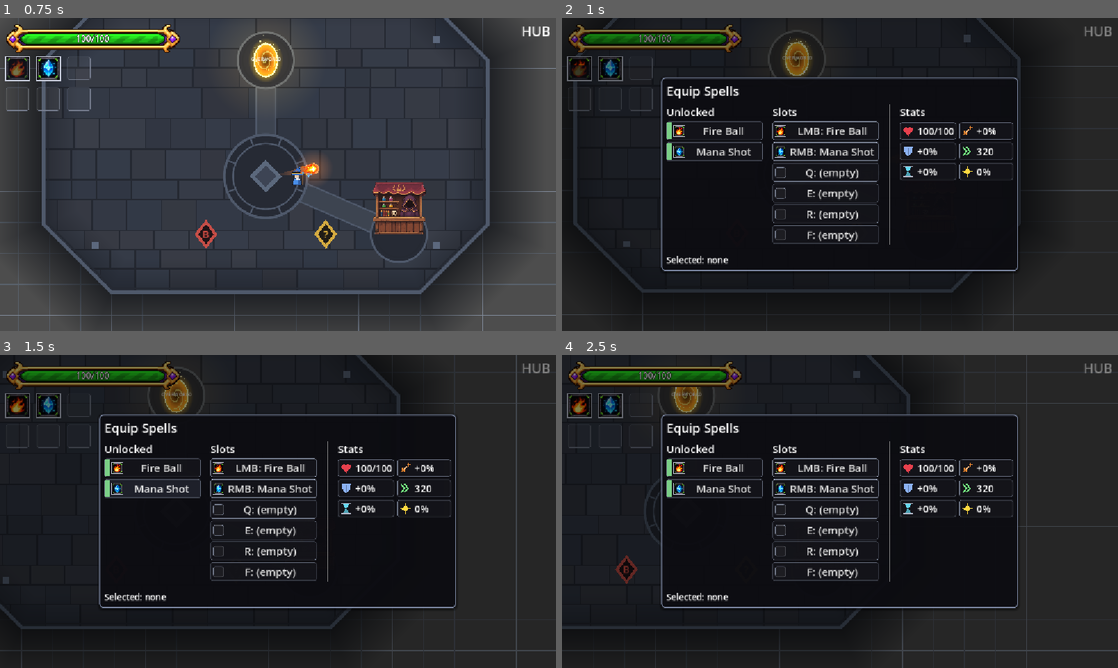
Above: before the commit, frames 1-4 (two rows, left to right).
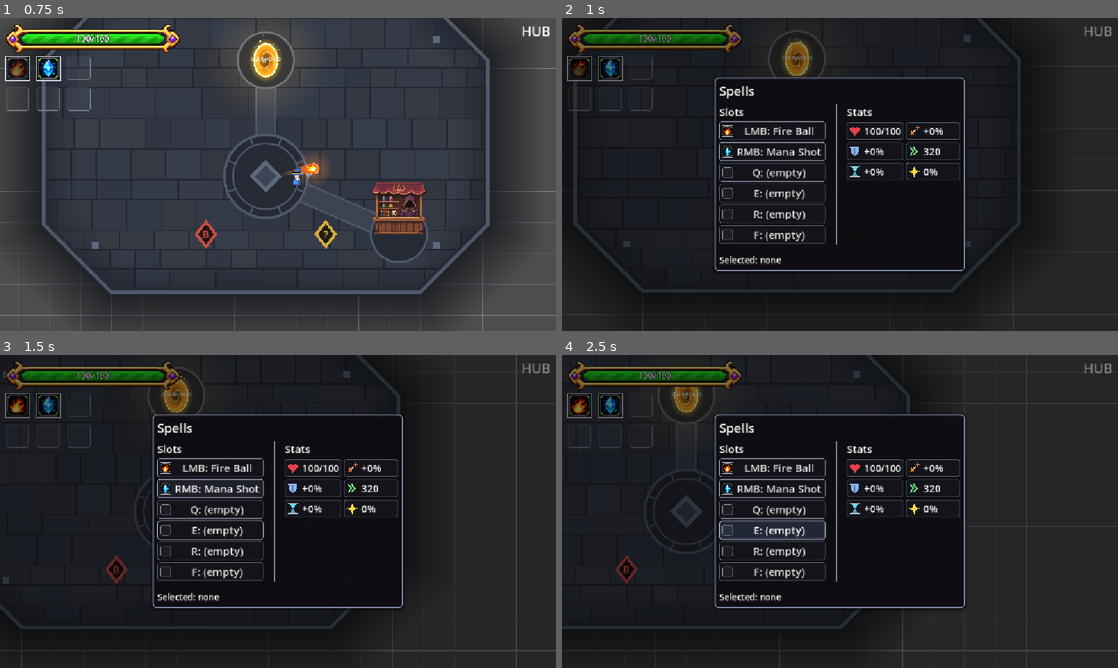
Above: after the commit, the same moments.

Repository: BestestGameStudio/gangU
Game: Godot game, scene res://scenes/main.tscn
Two runs of this game, one before a commit and one after it. Both use one fixed random seed, a clock stepped at 60 frames per second and the inputs below.
Inputs (mouse positions are in pixels of both pictures, inside the frame that each line leads up to):
- Up to frame 1 (0.75 s): tap Enter at 0.5 s; move the mouse to (400, 158) at 0.52 s; hold D (move_right) from 0.53 s (still down); hold Space (cast) from 0.53 s (still down); click (400, 158) at 0.67 s
- Up to frame 2 (1 s): keep holding D (move_right); keep holding Space (cast); tap Tab (equip_panel) at 0.8 s
- Up to frame 3 (1.5 s): release D (move_right) at 1.25 s; release Space (cast) at 1.25 s; drag from (166, 527) to (194, 395) at 1.27 s
- Up to frame 4 (2.5 s): move the mouse to (895, 442) at 2.02 s; hold D (move_right) from 2.03 s (still down); hold Space (cast) from 2.03 s (still down); click (895, 442) at 2.1 s

Frame 1 is identical in both runs. In frame 2, 6.6% of the frame differs, in the area x 17-82%, y 18-82%; in frame 3, 7.2%; in frame 4, 12%, in the area x 17-83%, y 18-82%.

Commit message:
feat(ui): Tab menu shows only slots with click-to-rearrange (#375)
Daniel: the spell menu should only show your slots and allow you to
rearrange the 6 spells; equipped spells stay upgradeable from Tab.
Drops the Unlocked column (equipping lives at the hub spell directory,
#393). Click a slot to select its spell (stats grid + upgrade buttons),
click a second slot to swap occupants or move into an empty slot, click
the same slot again to deselect. Rearrange composes the strict
clear_slot/assign_slot primitives with validate-first + rollback on
refusal; one-spell-one-slot stays a caster refusal.

Harness migration to slot-driven flows follows in this PR.

Diff:
--- a/scripts/equip_panel.gd
+++ b/scripts/equip_panel.gd
@@ -1,24 +1,33 @@
 extends CanvasLayer
 class_name EquipPanel
-## #10 equip panel (F): pick an unlocked spell, assign it to one of the six
-## caster slots. Implements exactly the approved flow ("pick a spell and
-## assign it to one of the six slots, each spell in only one slot") against
-## the pinned B slot API (REFUSAL semantics): the panel composes user intent
-## with clear_slot()/assign_slot() calls; the caster stays a strict
-## primitive. Move-not-copy is the panel's composition, never hidden caster
-## behavior.
+## #375 Tab menu (Daniel, 2026-11-09): "spell menu should only show your
+## slots and allow you to rearrange the 6 spells ... You can still upgrade
+## currently equipped spells from the tab menu." The panel shows ONLY the
+## six slots (plus the #376 stat grid); the old Unlocked column is gone -
+## equipping from the unlock inventory lives at the hub spell directory
+## (#375 directory slice, #393).
+##
+## Interaction: click an occupied slot to SELECT its spell - the stat grid
+## swaps to that spell's stats and its upgrade buttons appear. Click a
+## second slot to REARRANGE: the two occupants swap, or the spell moves
+## into an empty slot. Clicking the same slot again deselects.
+##
+## Rearrange is composed out of the pinned strict slot primitives
+## (REFUSAL semantics): the selection is validated BEFORE any clear_slot(),
+## then the panel clears and re-assigns; a refusal rolls the layout back
+## toward its prior state (best effort) and refreshes from caster truth.
+## Move-not-copy and one-spell-one-slot stay the caster's own refusals,
+## never hidden panel behavior.
 ##
 ## SETTLED (Daniel's user, 11:05:49 EST): Tab toggles the panel; NO pause -
-## combat stays live ("players should find a safe space"); this panel is ALSO
-## the manual upgrade UI. Panel owns its own input (equip_panel/Tab), kept
-## clear of the caster's spell_slot_1..6 bindings.
+## combat stays live ("players should find a safe space"); this panel is
+## ALSO the manual upgrade UI. Panel owns its own input (equip_panel/Tab),
+## kept clear of the caster's spell_slot_1..6 bindings.
 ##
 ## STILL BOUNDED:
 ##   - Mounted in production by main.gd (ONE persistent child); harness
 ##     mounts (test_e_mount et al.) keep working the same way.
 ##   - Style is provisional (pending the open human style choice).
-##   - NO duplicate-grant policy: the panel renders get_unlocked() verbatim,
-##     duplicates included (unsettled human choice, no silent dedupe).
 ##   - While visible the panel joins the "modal_ui" group so the caster can
 ##     skip casting on panel clicks (one-line guard coordinated with B).
 ##
@@ -42,19 +51,15 @@
 var _selected: Spell = null
 var _upgrade_box: VBoxContainer
 
-var _unlocked_box: VBoxContainer
+var _slots_box: VBoxContainer
 var _stats_box: StatGrid
 var _player: Player = null
 var _slot_buttons: Array[Button] = []
 var _slot_icons: Array[SpellIcon] = []
 var _status: Label
 
-## Two state channels per unlocked row: left-edge chip = equipped-in-a-slot,
-## border = selected / upgrade-available / normal. Slot buttons: occupied vs
-## empty border, move-source highlight.
-const CHIP_EQUIPPED := Color(0.5, 0.85, 0.55, 0.95)
-const CHIP_NONE := Color(1.0, 1.0, 1.0, 0.08)
-const ROW_ICON_LEFT := 16.0
+## Slot button state channels: occupied vs empty border, and a bright
+## selected / move-source highlight on the slot whose spell is selected.
 const SLOT_ICON_LEFT := 6.0
 const ICON_GAP := 4.0
 
@@ -68,7 +73,7 @@
 	icon.offset_left = left
 	icon.offset_right = left + UiStyle.ICON_SIZE
 	icon.offset_top = -half
-	icon.offset_bottom = half
+	icon.offset_bottom = -half
 	b.add_child(icon)
 	return icon
 
@@ -172,37 +177,36 @@
 	vbox.add_theme_constant_override("separation", 10)
 	panel.add_child(vbox)
 	var title := Label.new()
-	title.text = "Equip Spells"
+	title.text = "Spells"
 	title.add_theme_font_size_override("font_size", 26)
 	vbox.add_child(title)
 	var cols := HBoxContainer.new()
 	cols.add_theme_constant_override("separation", 20)
 	vbox.add_child(cols)
-	_unlocked_box = VBoxContainer.new()
-	_unlocked_box.add_theme_constant_override("separation", 4)
-	cols.add_child(_unlocked_box)
-	var slots_box := VBoxContainer.new()
-	slots_box.add_theme_constant_override("separation", 4)
-	cols.add_child(slots_box)
-	var slots_header := Label.new() # #94: two-column readability, mirrors "Unlocked"
+	# #375: the ONLY spell column is the six slots. Buttons stay DIRECT
+	# children of _slots_box (harnesses white-box that structure for
+	# keyboard focus).
+	_slots_box = VBoxContainer.new()
+	_slots_box.add_theme_constant_override("separation", 4)
+	cols.add_child(_slots_box)
+	var slots_header := Label.new()
 	slots_header.text = "Slots"
 	slots_header.add_theme_font_size_override("font_size", 22)
-	slots_box.add_child(slots_header)
+	_slots_box.add_child(slots_header)
 	for i in 6:
 		var b := Button.new()
 		b.add_theme_font_size_override("font_size", 22)
 		b.custom_minimum_size = Vector2(220, 0)
 		var idx := i
 		b.pressed.connect(func(): _on_slot_pressed(idx))
-		slots_box.add_child(b)
+		_slots_box.add_child(b)
 		_slot_buttons.append(b)
 		_slot_icons.append(_pin_icon(b, SLOT_ICON_LEFT))
 	# #269 stats block, restyled by #376 (Daniel, 2026-11-09): a TFT-style
 	# grid of icon + value cells (details on hover) on the RIGHT side of the
-	# Tab menu, as the third column after Unlocked and Slots, so the #94
-	# white-boxed indices (cols 0/1, vbox title 0, cols 1, upgrades 2, status
-	# last) stay intact. Shows the player's stats; while a spell is selected
-	# it shows that spell's stats instead (StatSheet builds both, read-only).
+	# Tab menu, as the second column after the slots. Shows the player's
+	# stats; while a slot's spell is selected it shows that spell's stats
+	# instead (StatSheet builds both, read-only).
 	var divider := VSeparator.new()
 	cols.add_child(divider)
 	_stats_box = StatGrid.new()
@@ -257,45 +261,6 @@
 	if _caster == null:
 		return
 	_refresh_stats()
-	for c in _unlocked_box.get_children():
-		c.queue_free()
-	var header := Label.new()
-	header.text = "Unlocked"
-	header.add_theme_font_size_override("font_size", 22)
-	_unlocked_box.add_child(header)
-	var slots_now: Array = _caster.get_slots()
-	for s in _caster.get_unlocked():
-		# #94: Button stays a DIRECT child of _unlocked_box (test_e_mount
-		# white-boxes that structure for keyboard focus); the state chip is a
-		# child ColorRect pinned to the button's left inner edge.
-		var b := Button.new()
-		b.add_theme_font_size_override("font_size", 22)
-		b.custom_minimum_size = Vector2(200, 0)
-		b.toggle_mode = true
-		b.text = (s as Spell).spell_name
-		b.button_pressed = (s == _selected)
-		var border := UiStyle.B_DIM
-		if _can_upgrade(s):
-			border = UiStyle.B_ACCENT
-		if s == _selected:
-			border = UiStyle.B_SELECTED
-		UiStyle.style_button(b, border, 4.0, ROW_ICON_LEFT + UiStyle.ICON_SIZE + ICON_GAP, s == _selected) # left pad clears chip + icon
-		var chip := ColorRect.new()
-		chip.mouse_filter = Control.MOUSE_FILTER_IGNORE
-		chip.color = CHIP_EQUIPPED if slots_now.has(s) else CHIP_NONE
-		chip.anchor_bottom = 1.0
-		chip.offset_left = 2.0
-		chip.offset_top = 2.0
-		chip.offset_right = 12.0
-		chip.offset_bottom = -2.0
-		b.add_child(chip)
-		var spell: Spell = s
-		var row_icon := _pin_icon(b, ROW_ICON_LEFT)
-		row_icon.show_spell(spell)
-		row_icon.set_upgrade_available(_can_upgrade(spell))
-		row_icon.set_rank_tier(_rank_tier(spell))
-		b.pressed.connect(func(): _on_spell_pressed(spell))
-		_unlocked_box.add_child(b)
 	var slots: Array = _caster.get_slots()
 	for i in _slot_buttons.size():
 		var occupant: Spell = slots[i] if i < slots.size() else null
@@ -361,33 +326,57 @@
 		_selected = null
 	_refresh()
 
-func _on_spell_pressed(spell: Spell) -> void:
-	# Refuse selections the caster no longer holds (e.g. a base spell consumed
-	# by an upgrade): acting on a removed resource must never reach a slot.
-	if _caster != null and not _caster.get_unlocked().has(spell):
+## #375 Tab interaction: one click selects a slot's spell (stats + upgrades),
+## a second click on another slot rearranges (swap, or move into an empty
+## slot), a second click on the SAME slot deselects. Composed from the
+## strict primitives; the caster is never asked for a hidden move.
+func _on_slot_pressed(index: int) -> void:
+	if _caster == null:
+		return
+	var slots: Array = _caster.get_slots()
+	if index < 0 or index >= slots.size():
+		return
+	if _selected == null:
+		# Nothing held: an occupied slot selects its spell; an empty slot
+		# has nothing to select.
+		var occupant: Spell = slots[index]
+		if occupant != null:
+			_selected = occupant
+			_refresh()
+		return
+	# A selection is held: this click is the rearrange target (or a
+	# deselect). Validate BEFORE any clear so a failed rearrange never
+	# erases an occupied slot.
+	if not _caster.get_unlocked().has(_selected):
+		# Stale/removed selection (e.g. a base spell consumed by an
+		# upgrade): refuse before any mutation.
 		_selected = null
 		_refresh()
 		return
-	_selected = spell
-	_refresh()
-
-func _on_slot_pressed(index: int) -> void:
-	if _selected == null or _caster == null:
-		return
-	if not _caster.get_unlocked().has(_selected):
-		# Stale/removed selection: refuse BEFORE any clear so an occupied
-		# target slot is never erased by an assign that cannot succeed.
+	var source := slots.find(_selected)
+	if source == -1:
+		# The selected spell is no longer slotted; nothing to rearrange.
 		_selected = null
 		_refresh()
 		return
-	var slots: Array = _caster.get_slots()
-	# Compose the approved move semantics out of strict primitives.
-	for j in slots.size():
-		if slots[j] == _selected and j != index:
-			_caster.clear_slot(j)
-	if index < slots.size() and slots[index] != null and slots[index] != _selected:
+	if index == source:
+		_selected = null # click the same slot again: put it back / deselect
+		_refresh()
+		return
+	var target: Spell = slots[index]
+	_caster.clear_slot(source)
+	if target != null:
 		_caster.clear_slot(index)
-	if not _caster.assign_slot(index, _selected):
-		push_warning("EquipPanel: assign_slot refused; refreshing from caster state.")
+	var ok := _caster.assign_slot(index, _selected)
+	if ok and target != null:
+		ok = _caster.assign_slot(source, target)
+	if not ok:
+		# Roll back toward the original layout (best effort, primitives
+		# only), then refresh from caster truth either way.
+		push_warning("EquipPanel: rearrange refused; restoring prior layout.")
+		if slots[source] == null:
+			_caster.assign_slot(source, _selected)
+		if target != null and slots[index] == null and not _caster.get_slots().has(target):
+			_caster.assign_slot(index, target)
 	_selected = null
 	_refresh()
